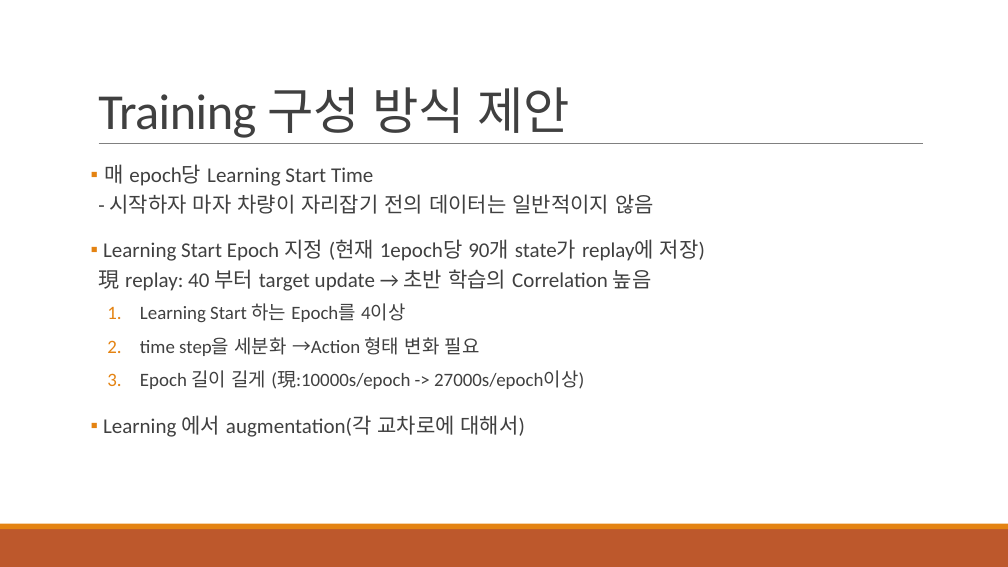
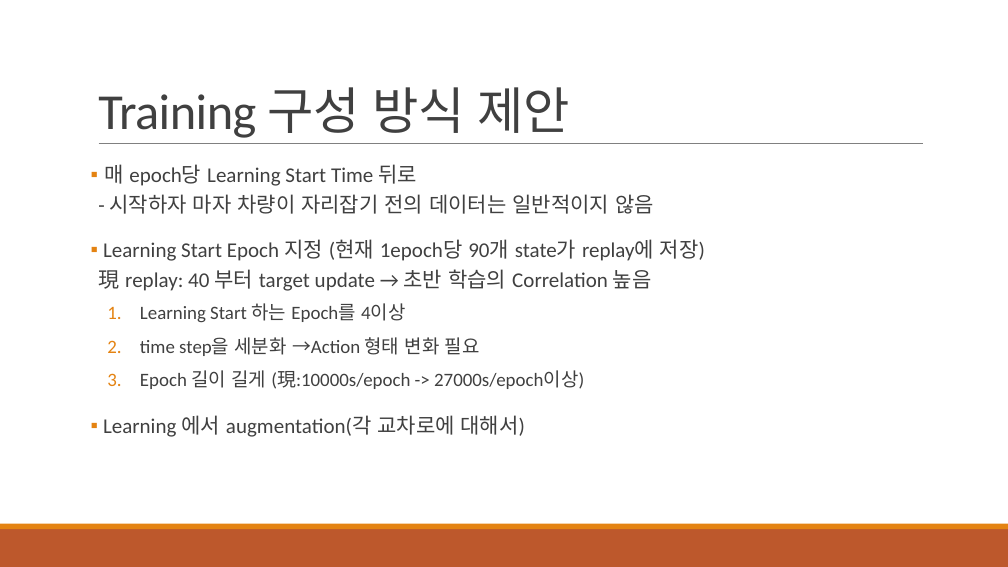
Before and after one commit to 3neutronstar/traffic-optimization_RL, a slide deck: slide 33 of 1st_Seminar(강민수).pptx (slide 32 before the commit). Drawn at 1008x567 pixels with LibreOffice and Linux fonts; fonts in the diff are those of the drawing. Boxes give left, top, right and bottom in pixels: in the first picture for what was removed or moved away, otherwise in the second. Text is boxed around its words. In the diff, an @@ line names an element or a change of style, - is before the commit and + after.

```diff
--- a/1st_Seminar(강민수).pptx
+++ b/1st_Seminar(강민수).pptx
@@ text at (104,164,654,214): text changed @@
-▪ 매 epoch당 Learning Start Time
-  - 시작하자 마자 차량이 자리잡기 전의 데이터는 일반적이지 않음
+▪ 매 epoch당 Learning Start Time 뒤로
+  - 시작하자 마자 차량이 자리잡기 전의 데이터는 일반적이지 않음
```
Also in this commit, not shown: 6 other slides changed, 1 slide added, 1 slide removed, 1 other file.
